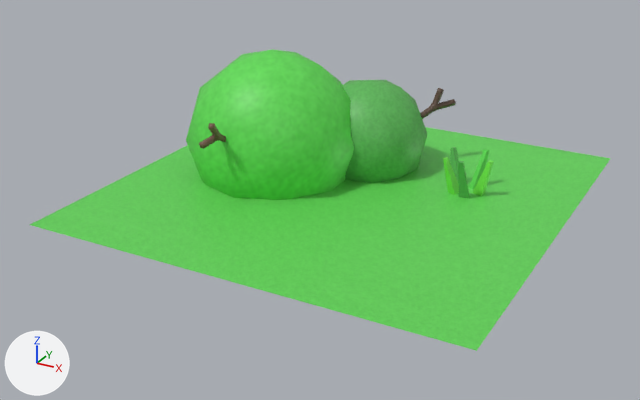
An edit to the FBX model Modeling/Ground/park_5.fbx, drawn before and after from the same camera.
Rendered twice from a 50 mm lens placed at (1.74, -3.41, 1.62), pointed at (-0.06, -0.13, -0.02). The axes (+X, +Y, +Z) are drawn at lower left. The lights are the same throughout. The older version comes first. Where no turn or scale is listed for an object, it has been applied to the vertices.

Objects in the first picture: 'grass.033', 'park_green.013', 'small_bush.002'.
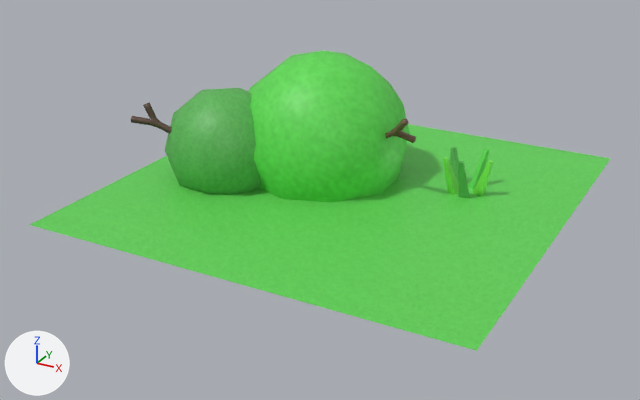
Pixel boxes [x1, y1, x2, y2] of what changed, in the pictures (640 x 400 px):
'small_bush.002', moved, turned, rescaled: before [186, 49, 456, 200]; after [131, 51, 416, 202]

The change in detail:
Object 'small_bush.002' (ob_small_bush_002) is rescaled from (-1.0, -1.0, -1.0) to (1.0, 1.0, 1.0).
Object 'small_bush.002' (ob_small_bush_002) moves from (-0.411, 0.045, 0.178) to (-0.195, 0.141, 0.178).
Object 'small_bush.002' (ob_small_bush_002) turns from (-90, 0, 55) to (90, 0, 18) degrees about x, y and z.
